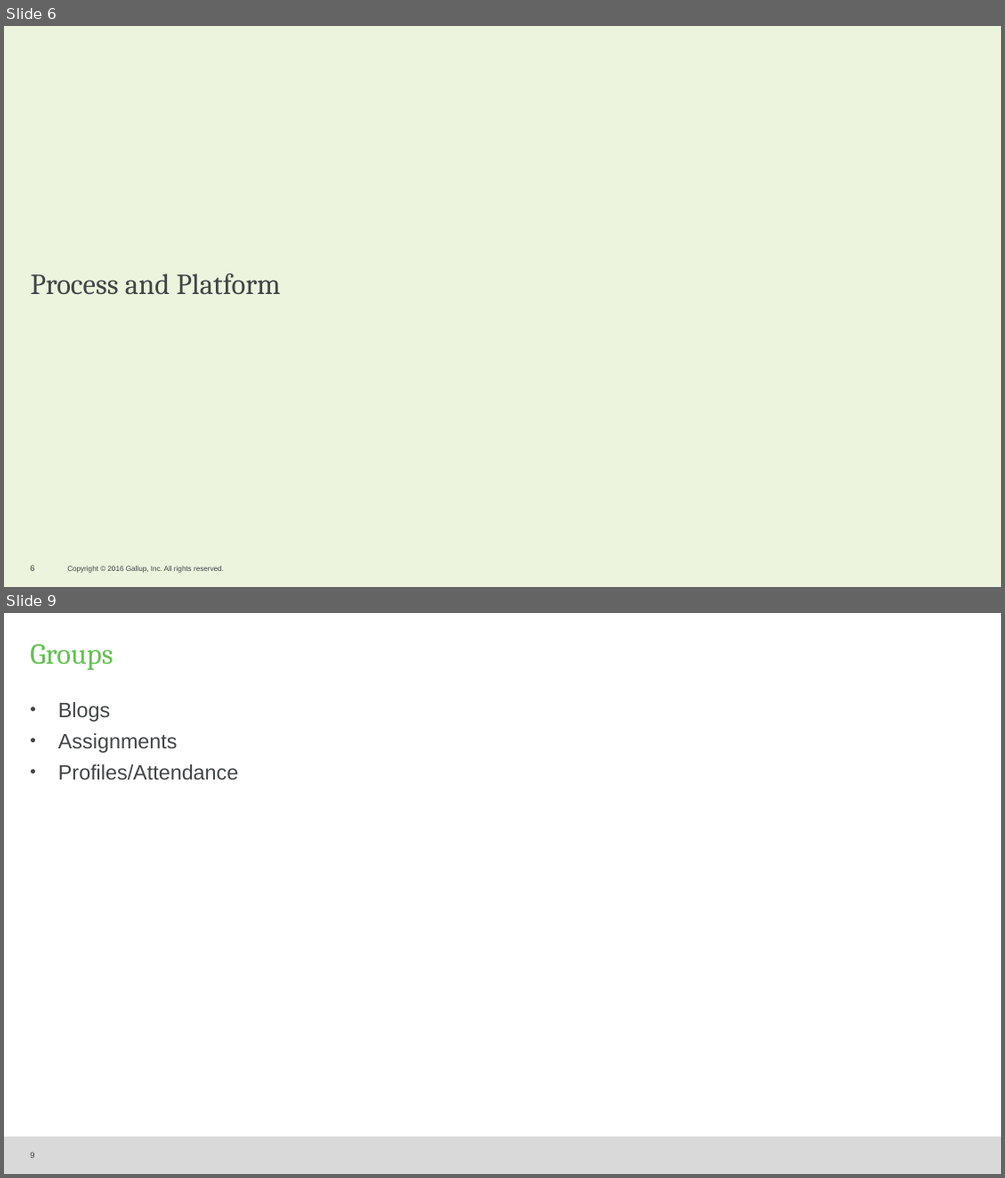
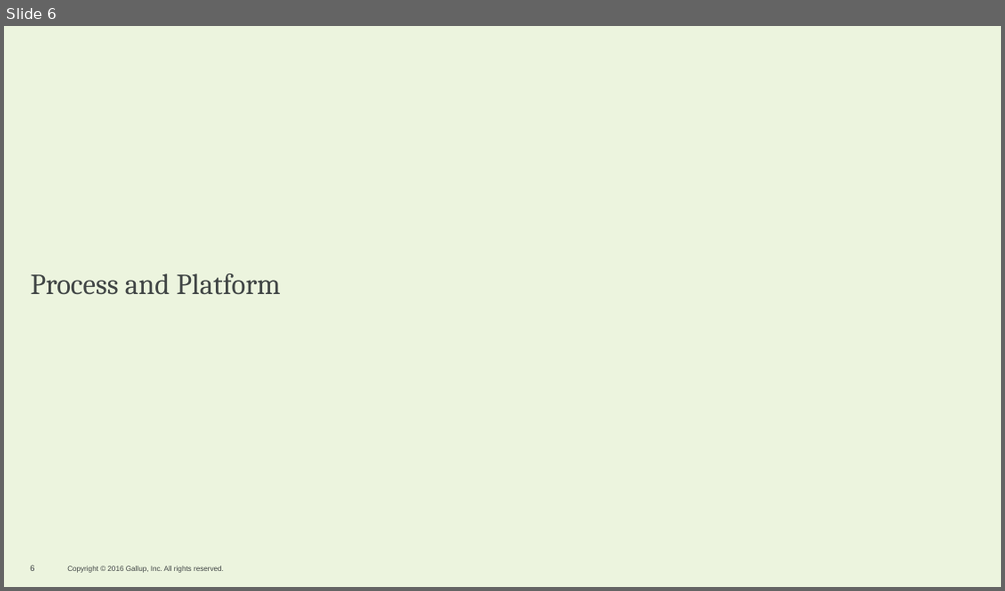
Before and after one commit to GETHIP/Managr, a slide deck: FinalPresentation.pptx. Shown one above the other, each under a label of ours: slides 6 and 9 before the commit, slide 6 after it; the slides between them are not shown. The pictures are 1005x1178 and 1005x591 pixels, drawn with LibreOffice and Linux fonts; fonts in the diff are those of the drawing; background and template pictures are left out. Boxes give left, top, right and bottom in pixels: in the first picture for what was removed or moved away, otherwise in the second. Text is boxed around its words. In the diff, an @@ line names an element or a change of style, - is before the commit and + after.

```diff
--- a/FinalPresentation.pptx
+++ b/FinalPresentation.pptx
@@ slide 9 removed at <box>4,613,1001,1174</box>, background #FFFFFF @@
@@ title removed at <box>30,644,113,670</box> @@
-Groups
@@ text removed at <box>58,702,238,780</box> @@
-• Blogs
-• Assignments
-• Profiles/Attendance
@@ rectangle removed at <box>4,1136,1001,1174</box> @@
@@ page number removed at <box>30,1151,34,1158</box> @@
-9
```
Also in this commit, not shown: 1 slide changed, 1 other slide removed, 34 other files.
